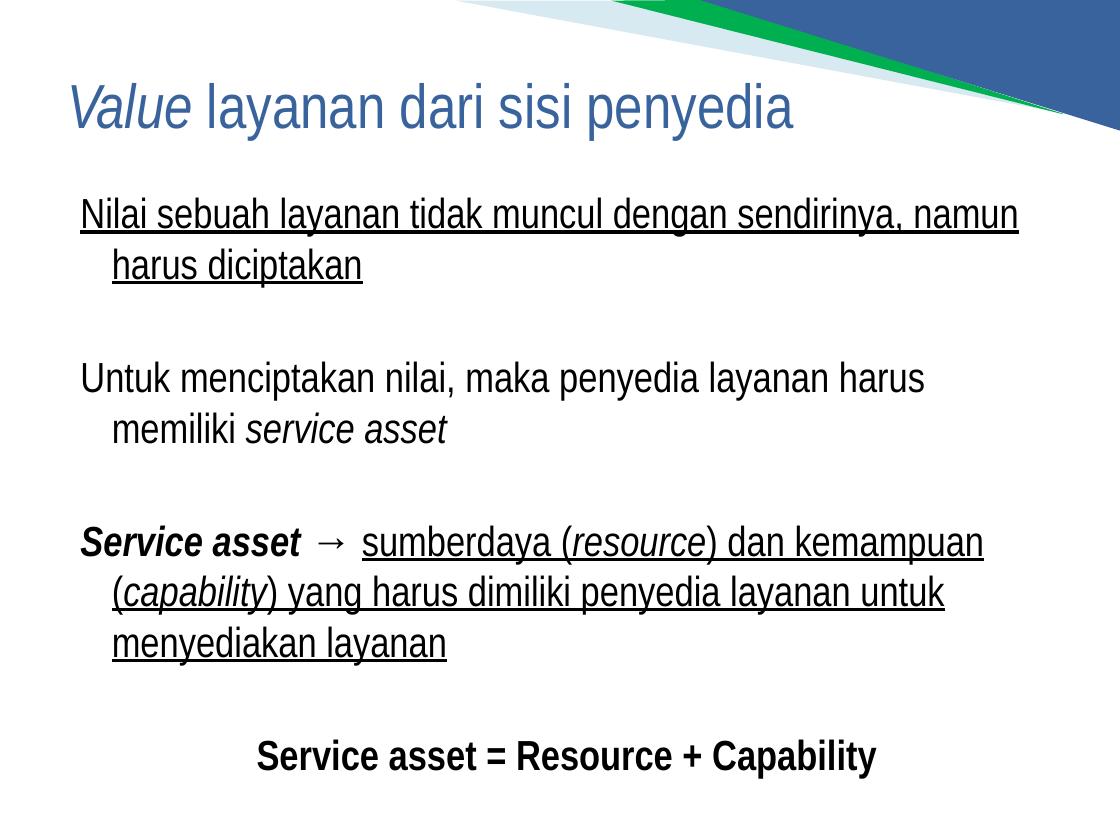
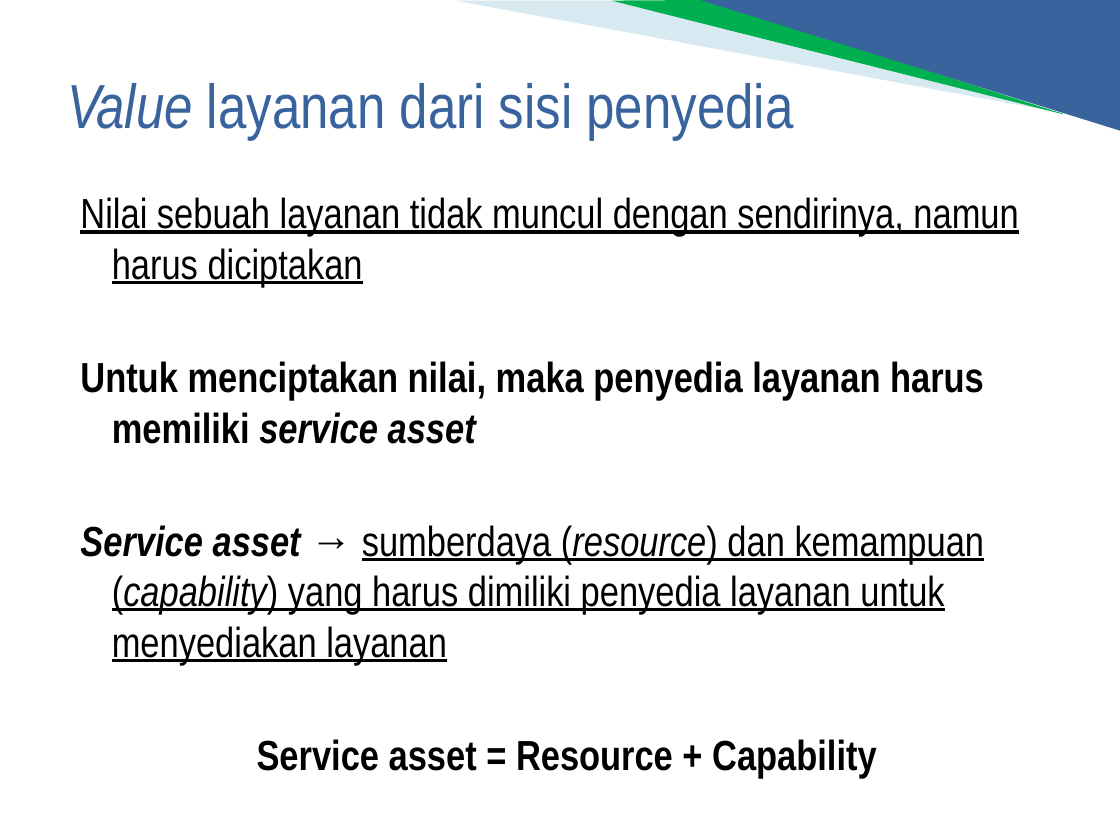
Before and after one commit to soffanderson/materi-pppk, a slide deck: slide 30 of Konsep Dasar Layanan IT/Konsep Dasar Layanan IT.ppt. Drawn at 1120x840 pixels with LibreOffice and Linux fonts; fonts in the diff are those of the drawing; background and template pictures are left out. Boxes give left, top, right and bottom in pixels: in the first picture for what was removed or moved away, otherwise in the second. Text is boxed around its words. In the diff, an @@ line names an element or a change of style, - is before the commit and + after.

Commit message:
menambah materi service lifecycle

```diff
--- a/Konsep Dasar Layanan IT/Konsep Dasar Layanan IT.ppt
+++ b/Konsep Dasar Layanan IT/Konsep Dasar Layanan IT.ppt
@@ text at bbox=[80, 361, 984, 444]: bold on in "Untuk menciptakan nilai, maka penyedia layanan harus ..." @@
```
Also in this commit, not shown: 5 other slides changed, 24 other files.
